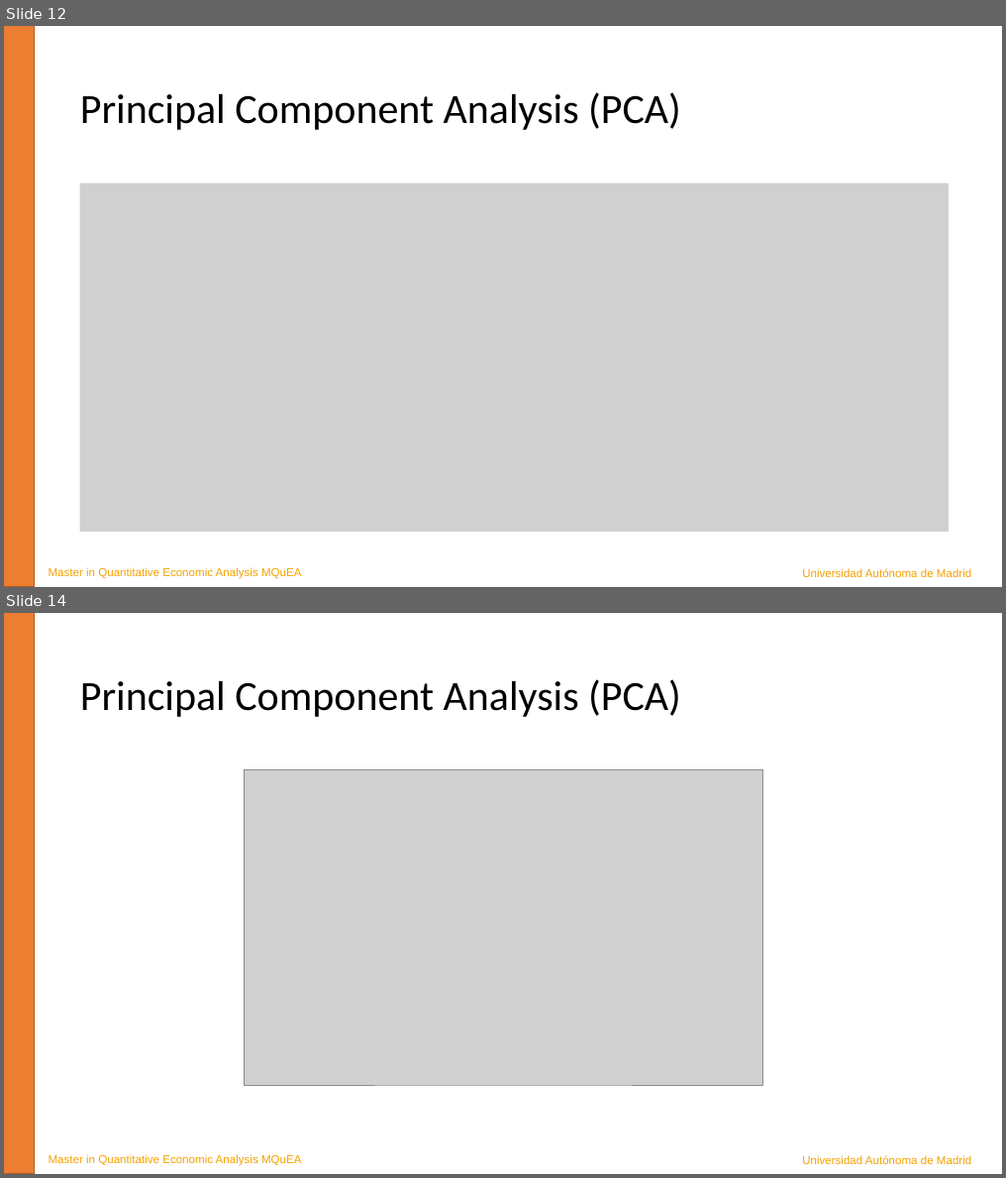
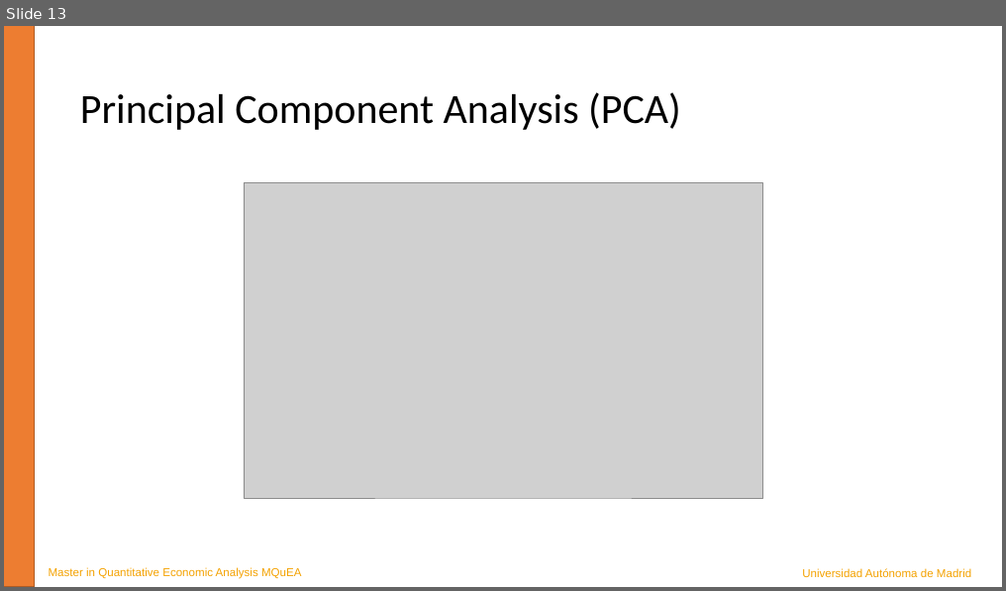
Before and after one commit to JavierBas/IMLEF-MQuEA, a slide deck: Course content/Slides/Topic 7 - Dimensionality reduction.pptx. Shown one above the other, each under a label of ours: slides 12 and 14 before the commit, slide 13 after it; the slides between them are not shown. The pictures are 1006x1178 and 1006x591 pixels, drawn with LibreOffice and Linux fonts; fonts in the diff are those of the drawing; grey boxes stand for pictures. Boxes give left, top, right and bottom in pixels: in the first picture for what was removed or moved away, otherwise in the second. Text is boxed around its words. In the diff, an @@ line names an element or a change of style, - is before the commit and + after.

```diff
--- a/Course content/Slides/Topic 7 - Dimensionality reduction.pptx
+++ b/Course content/Slides/Topic 7 - Dimensionality reduction.pptx
@@ slide 12 removed at [4, 26, 1002, 587], background #FFFFFF @@
@@ rectangle removed at [4, 26, 35, 587] @@
@@ title removed at [80, 92, 681, 130] @@
-Principal Component Analysis (PCA)
@@ picture removed at [79, 183, 948, 532] @@
@@ text removed at [49, 568, 301, 579] @@
-Master in Quantitative Economic Analysis MQuEA
@@ text removed at [802, 569, 971, 577] @@
-Universidad Autónoma de Madrid
@@ what was slide 14 is now slide 13 @@
```
Also in this commit, not shown: 5 slides changed, 2 other files.
